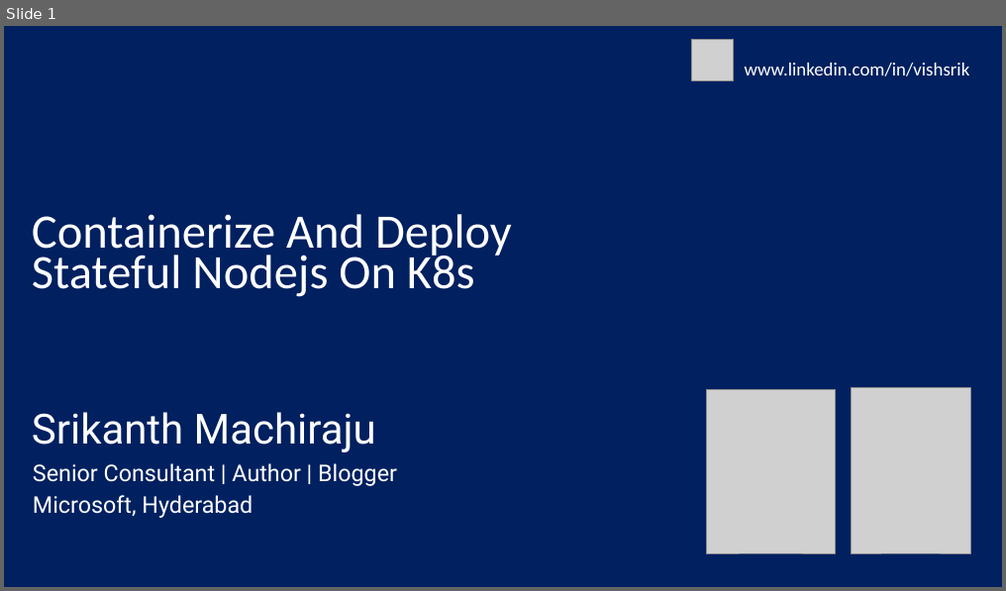
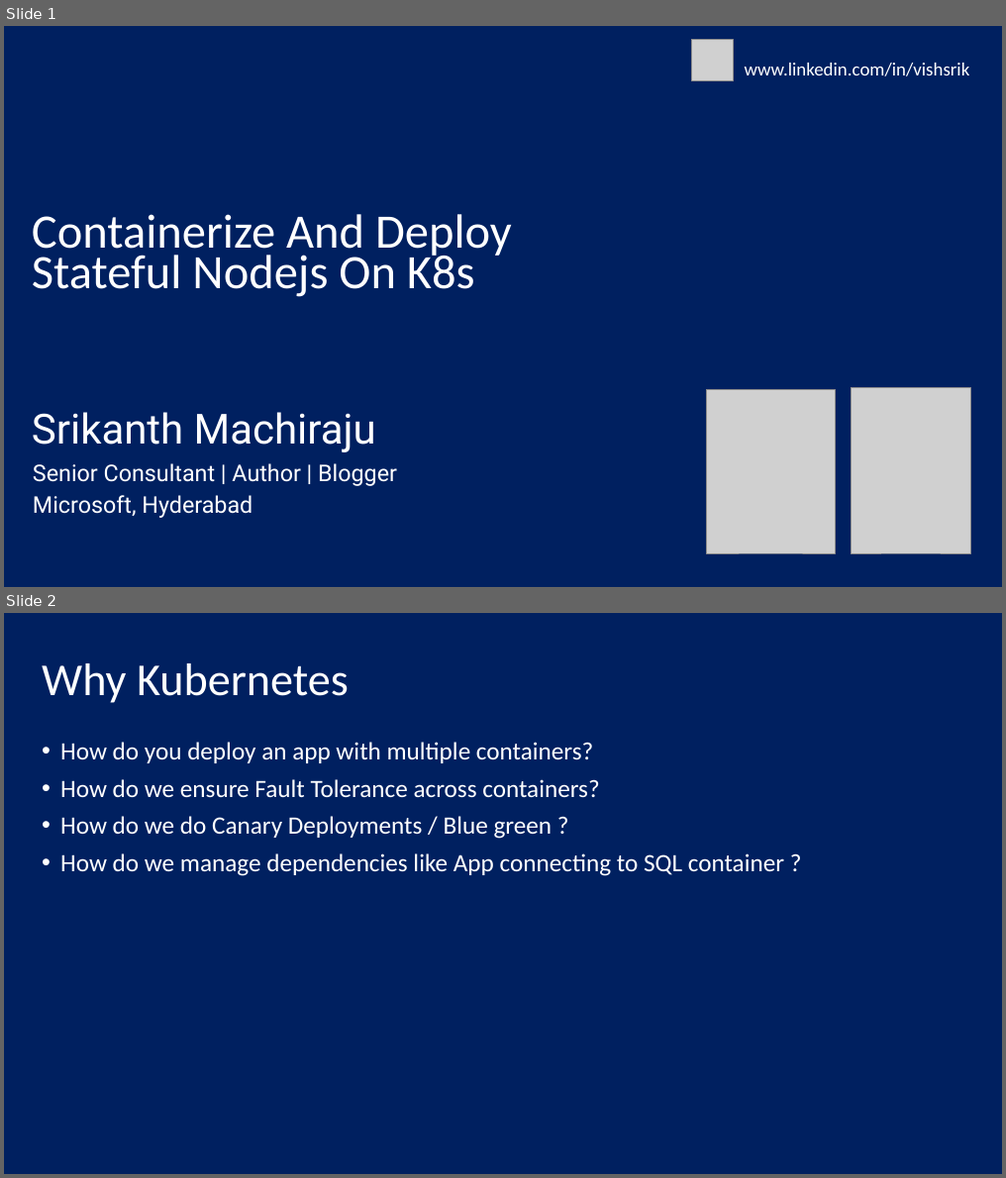
Before and after one commit to sriksmachi/nodejs-docker-k8s-training, a slide deck: ppt/nodejs-docker-k8s.pptx. Shown one above the other, each under a label of ours: slide 1 before the commit, slides 1 and 2 after it. The pictures are 1006x591 and 1006x1178 pixels, drawn with LibreOffice and Linux fonts; fonts in the diff are those of the drawing; grey boxes stand for pictures. Boxes give left, top, right and bottom in pixels: in the first picture for what was removed or moved away, otherwise in the second. Text is boxed around its words. In the diff, an @@ line names an element or a change of style, - is before the commit and + after.

```diff
--- a/ppt/nodejs-docker-k8s.pptx
+++ b/ppt/nodejs-docker-k8s.pptx
@@ slide 2 added at (4, 613, 1002, 1174), background #002060 @@
@@ title added at (42, 663, 349, 703), 44 pt, text #FFFFFF @@
+Why Kubernetes
@@ text added at (60, 742, 784, 876), 24 pt, text #FFFFFF @@
+• How do you deploy an app with multiple containers?
+• How do we ensure Fault Tolerance across containers?
+• How do we do Canary Deployments / Blue green ?
+• How do we manage dependencies like App connecting to SQL container ?
```
Also in this commit, not shown: 2 slides changed, 5 other slides added, 1 slide removed, 17 other files.
